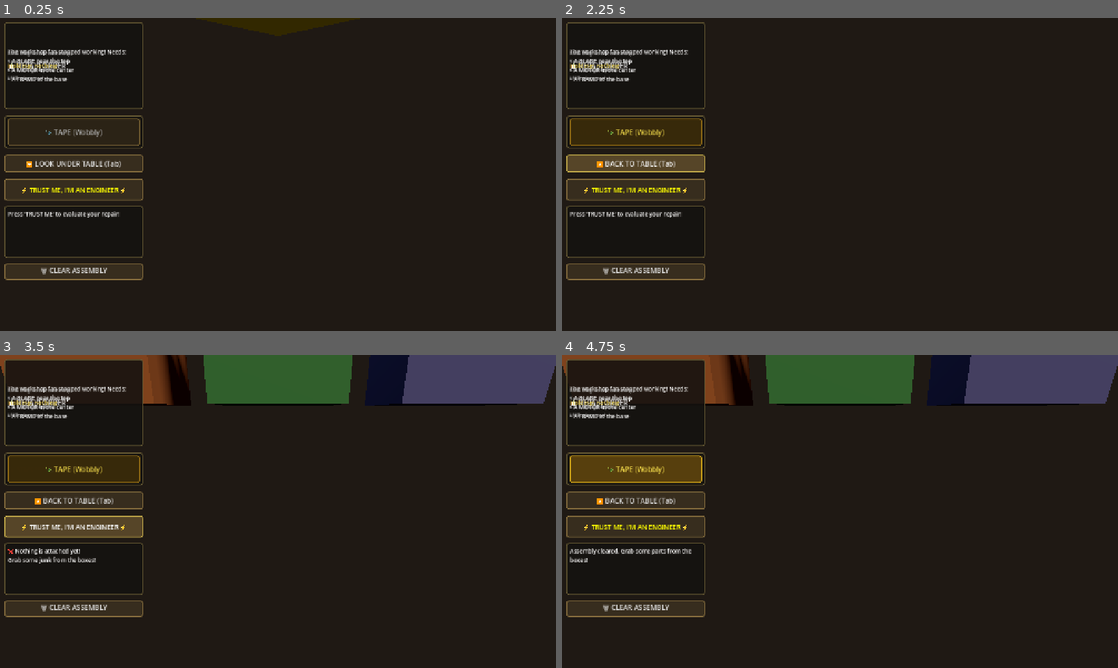
Above: before the commit, frames 1-4 (two rows, left to right).
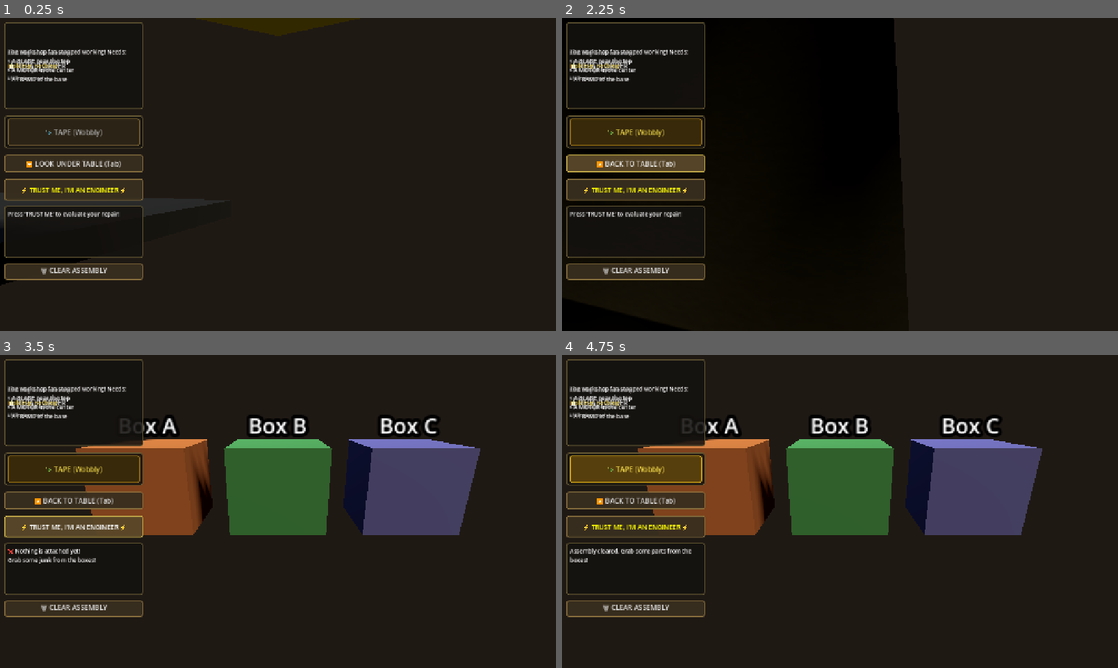
Above: after the commit, the same moments.

Repository: Eg0Ri4/slavik_repairer_simulator
Game: Godot game, scene res://scenes/Main.tscn
The game is run twice, just before and just after one commit, with the same random seed, the same clock (stepped at 60 frames per second) and the same inputs. Before the commit the project has no main scene; this scene is started directly in both runs.
Inputs:
- Up to frame 1 (0.25 s): no input
- Up to frame 2 (2.25 s): click "🔩 BOLTS (Rigid)" at 0.5 s; click "📎 TAPE (Wobbly)" at 1.25 s; click "🔽 LOOK UNDER TABLE (Tab)" at 2 s
- Up to frame 3 (3.5 s): click "⚡ TRUST ME, I'M AN ENGINEER ⚡" at 2.75 s
- Up to frame 4 (4.75 s): click "🗑 CLEAR ASSEMBLY" at 3.5 s; click "🔩 BOLTS (Rigid)" at 4.25 s

The runs differ from the first frame. In frame 1, 0.4% of the frame differs, in the area x 0-17%, y 67-86%; in frame 2, 19%; in frame 3, 27%, in the area x 0-100%, y 0-58%; in frame 4, 27%.

Commit message:
Update camera view to 45 degrees and align garage model transform with node_3d.tscn

Diff:
--- a/node_3d.tscn
+++ b/node_3d.tscn
@@ -1,8 +1,8 @@
 [gd_scene format=3 uid="uid://cwqapy08l254y"]
 
-[ext_resource type="PackedScene" uid="uid://bcvlwatf4m577" path="res://a garage with a work station.glb" id="1_a202f"]
+[ext_resource type="PackedScene" uid="uid://ce2b1ad4ebe1k" path="res://a garage with a work station.glb" id="1_a202f"]
 
 [node name="Node3D" type="Node3D" unique_id=1277357973]
 
-[node name="a garage with a work station" parent="." unique_id=1536023582 instance=ExtResource("1_a202f")]
-transform = Transform3D(1, 0, 0, 0, 1, 0, 0, 0, 1, -159.69456, 114.06489, 85.18569)
+[node name="a garage with a work station" parent="." unique_id=710455738 instance=ExtResource("1_a202f")]
+transform = Transform3D(0.94388556, 0, 0.33027276, 0, 1, 0, -0.33027276, 0, 0.94388556, -0.53302, -0.19935045, -0.6058504)
--- a/project.godot
+++ b/project.godot
@@ -11,9 +11,10 @@
 [application]
 
 config/name="repairer"
+run/main_scene="uid://cwqapy08l254y"
 config/features=PackedStringArray("4.7", "GL Compatibility")
+config/icon="res://icon.svg"
 config/main_scene="res://scenes/Main.tscn"
-config/icon="res://icon.svg"
 
 [autoload]
 
--- a/scripts/CameraController.gd
+++ b/scripts/CameraController.gd
@@ -4,10 +4,10 @@
 extends Node3D
 
 # ── Inspector-configurable positions ────────────────────────────────────────
-@export var table_position: Vector3 = Vector3(0.0, 2.8, 0.0)
-@export var table_rotation_deg: Vector3 = Vector3(-90.0, 0.0, 0.0)
+@export var table_position: Vector3 = Vector3(0.0, 1.8, 1.8)
+@export var table_rotation_deg: Vector3 = Vector3(-45.0, 0.0, 0.0)
 
-@export var under_table_position: Vector3 = Vector3(0.0, -1.2, 1.0)
+@export var under_table_position: Vector3 = Vector3(0.0, -0.7, 1.2)
 @export var under_table_rotation_deg: Vector3 = Vector3(-20.0, 0.0, 0.0)
 
 @export var tween_duration: float = 0.8
--- a/scripts/Main.gd
+++ b/scripts/Main.gd
@@ -81,9 +81,14 @@
 	if garage_scene:
 		table = garage_scene.instantiate()
 		table.name = "GarageAndTable"
+		var basis := Basis(
+			Vector3(0.94388556, 0, 0.33027276),
+			Vector3(0, 1, 0),
+			Vector3(-0.33027276, 0, 0.94388556)
+		)
 		table.transform = Transform3D(
-			Basis(),
-			Vector3(-159.69456, 114.06489, 85.18569)
+			basis,
+			Vector3(-0.53302, -0.19935045, -0.6058504)
 		)
 		add_child(table)
 	else:
Not shown, changed: README.md
